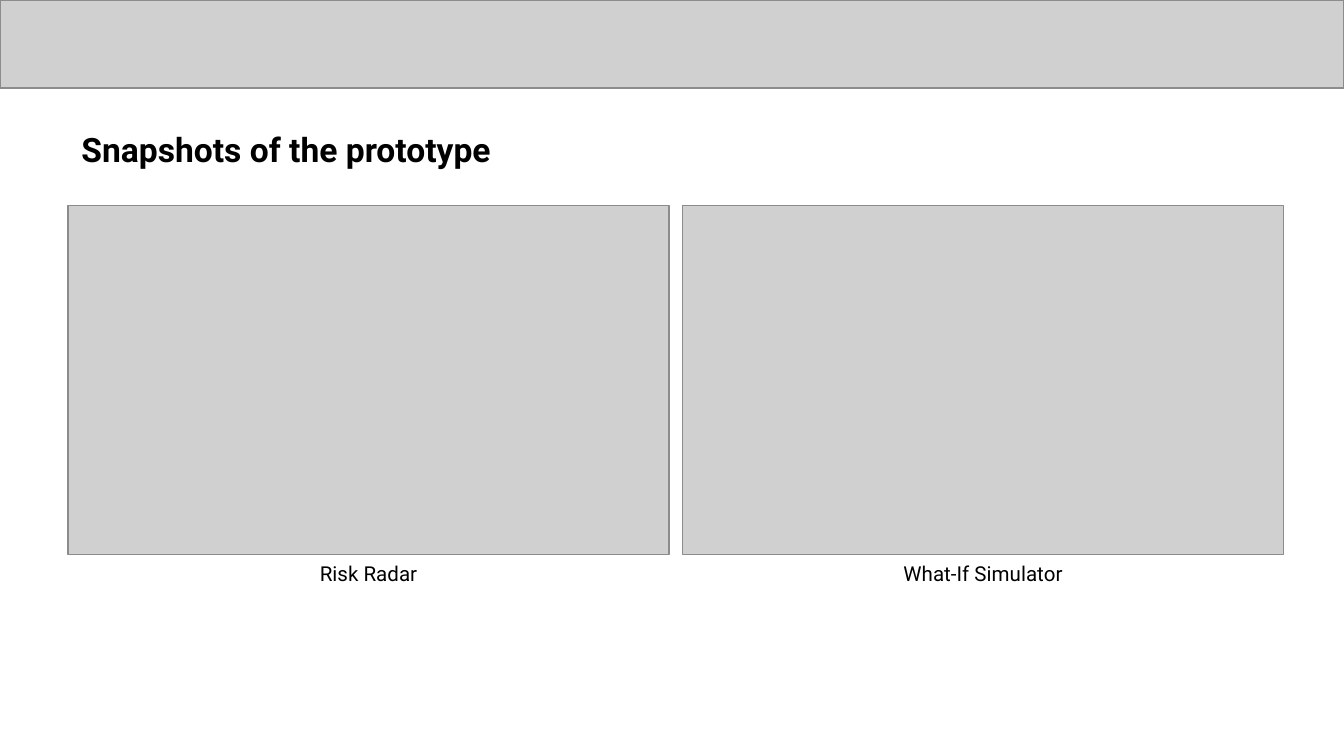
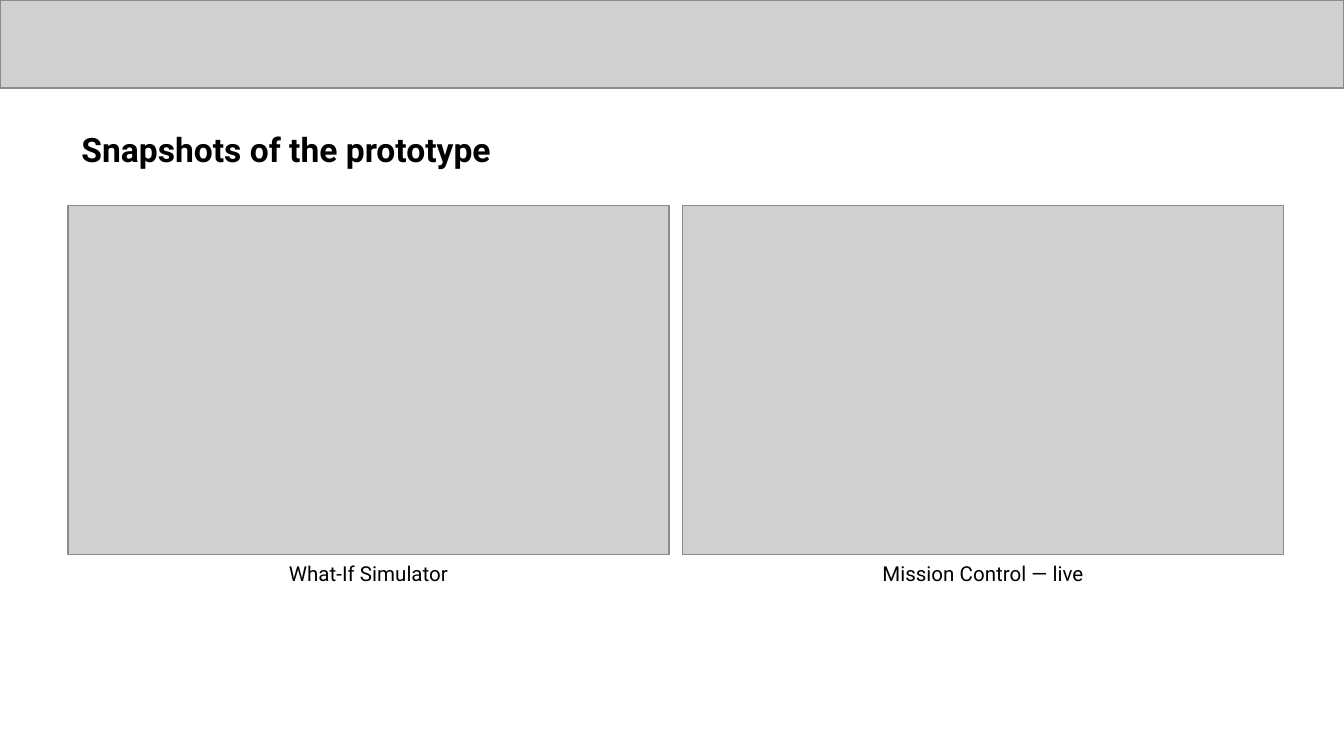
Before and after one commit to kairuxlabs/civitas-ai, a slide deck: slide 10 of docs/CityOS_Prototype_Submission_Deck.pptx. Drawn at 1344x756 pixels with LibreOffice and Linux fonts; fonts in the diff are those of the drawing; grey boxes stand for pictures. Boxes give left, top, right and bottom in pixels: in the first picture for what was removed or moved away, otherwise in the second. Text is boxed around its words. In the diff, an @@ line names an element or a change of style, - is before the commit and + after.

Commit message:
docs: refresh screenshots from live production deployment
Captured 4 new screenshots via Playwright against the actual deployed
app (frontend-eta-six-46.vercel.app / civitas-ai-backend.onrender.com):
dashboard (Digital Twin map), Agent Monitor tab, AI Copilot answering
a live query mid-pipeline-run, and the What-If Simulator modal.

The old dashboard/map/risk-radar/simulator screenshots were from a
prior UI (separate sidebar pages) that no longer matches the current
single-page Mission Control layout — replaced map.png and
risk-radar.png outright since those views don't exist anymore.

README: live deployment URLs filled in, Screenshots section updated
to match the new capture set.

```diff
--- a/docs/CityOS_Prototype_Submission_Deck.pptx
+++ b/docs/CityOS_Prototype_Submission_Deck.pptx
@@ text at [289,565,448,582]: text changed @@
-Risk Radar
+What-If Simulator
@@ text at [882,565,1084,582]: text changed @@
-What-If Simulator
+Mission Control — live
```
Also in this commit, not shown: 1 other slide changed, 7 other files.
